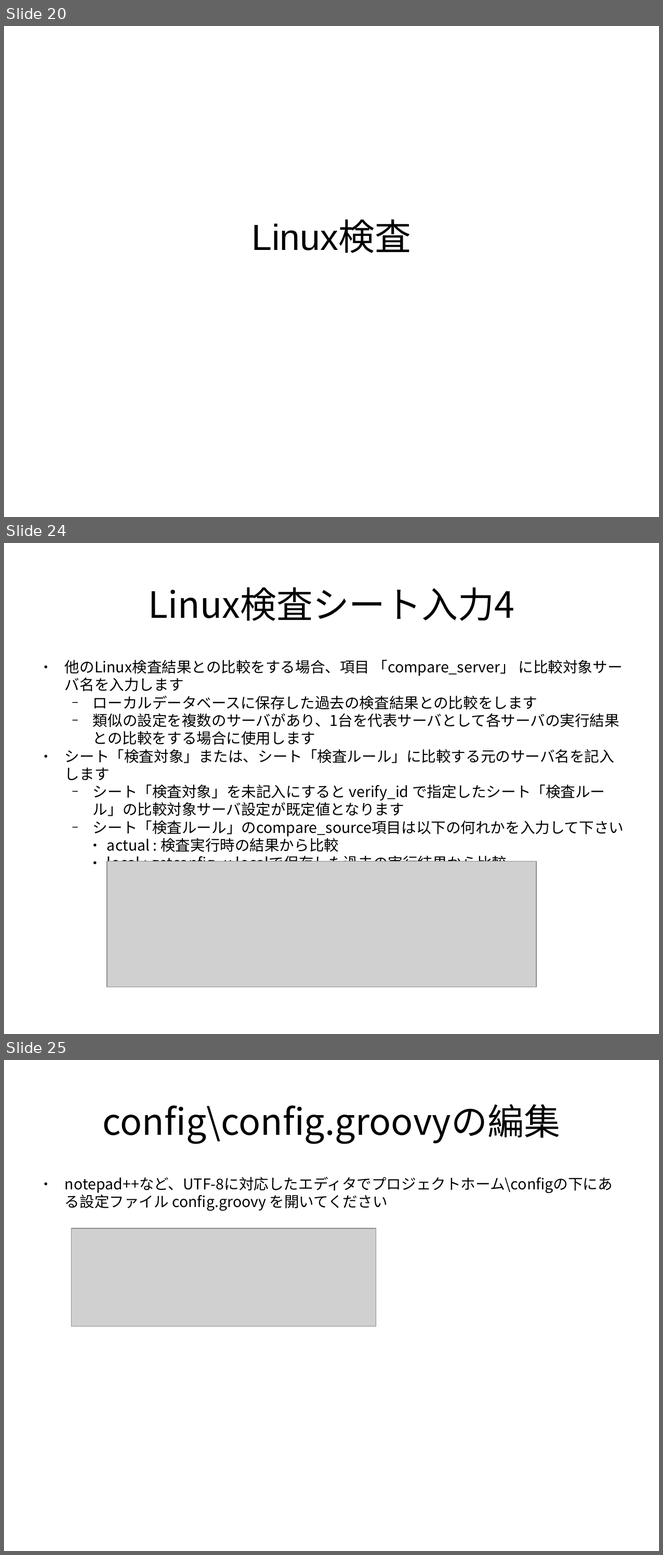
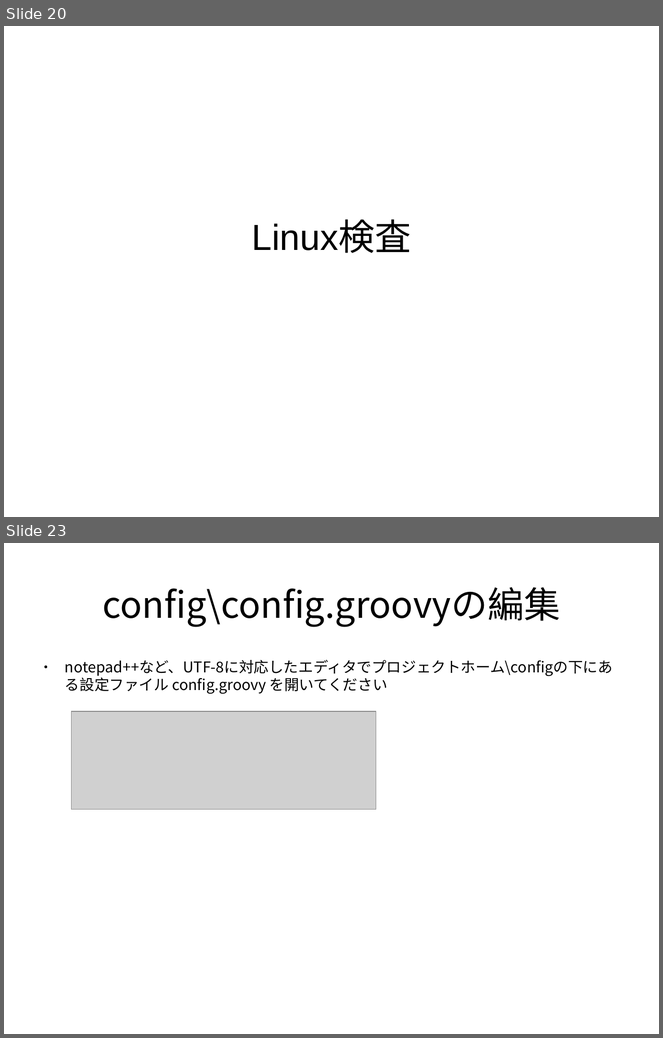
Before and after one commit to frsw3nr/gradle-server-acceptance, a slide deck: docs/jp/tutorial_test_pc.pptx. Shown one above the other, each under a label of ours: slides 20, 24 and 25 before the commit, slides 20 and 23 after it; the slides between them are not shown. The pictures are 663x1555 and 663x1038 pixels, drawn with LibreOffice and Linux fonts; fonts in the diff are those of the drawing; grey boxes stand for pictures. Boxes give left, top, right and bottom in pixels: in the first picture for what was removed or moved away, otherwise in the second. Text is boxed around its words. In the diff, an @@ line names an element or a change of style, - is before the commit and + after.

```diff
--- a/docs/jp/tutorial_test_pc.pptx
+++ b/docs/jp/tutorial_test_pc.pptx
@@ slide 24 removed at <box>4,543,659,1034</box>, background #FFFFFF @@
@@ text removed at <box>148,587,515,621</box> @@
-Linux検査シート入力4
@@ text removed at <box>65,659,624,873</box> @@
-● 他のLinux検査結果との比較をする場合、項目 「compare_server」 に比較対象サーバ名を入力します
-  − ローカルデータベースに保存した過去の検査結果との比較をします
-  − 類似の設定を複数のサーバがあり、1台を代表サーバとして各サーバの実行結果との比較をする場合に使用します
-● シート「検査対象」または、シート「検査ルール」に比較する元のサーバ名を記入します
-  − シート「検査対象」を未記入にすると verify_id で指定したシート「検査ルール」の比較対象サーバ設定が既定値となります
-  − シート「検査ルール」のcompare_source項目は以下の何れかを入力して下さい
-        ● actual : 検査実行時の結果から比較
-        ● local : getconfig -u localで保存した過去の実行結果から比較
@@ picture removed at <box>107,862,536,988</box> @@
@@ what was slide 25 is now slide 23 @@
```
Also in this commit, not shown: 20 slides changed, 4 slides added, 4 other slides removed, 17 other files.
